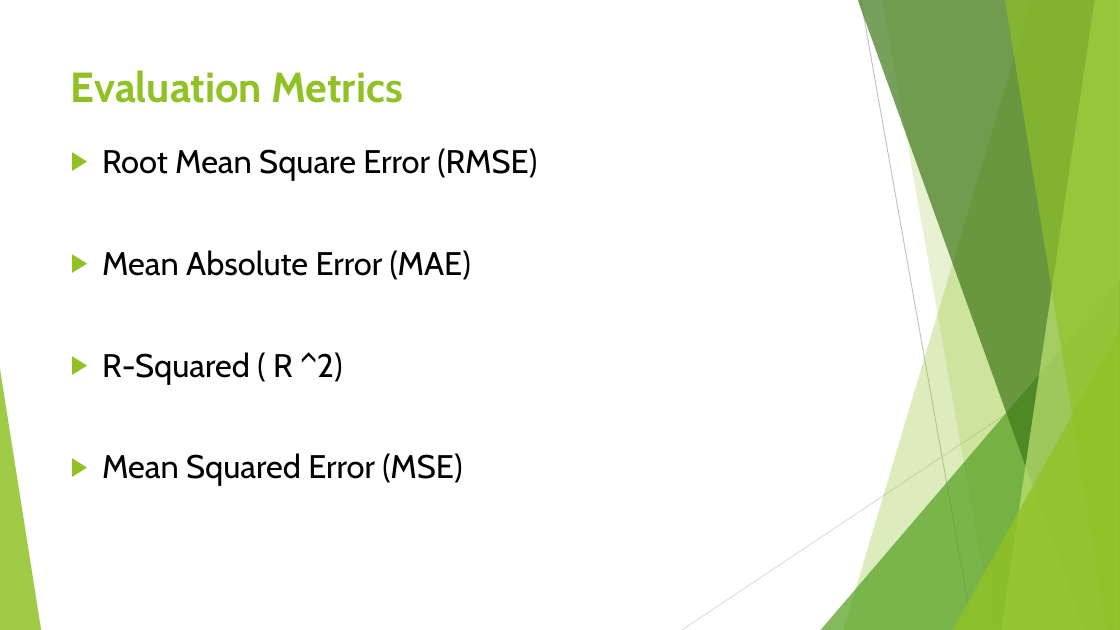
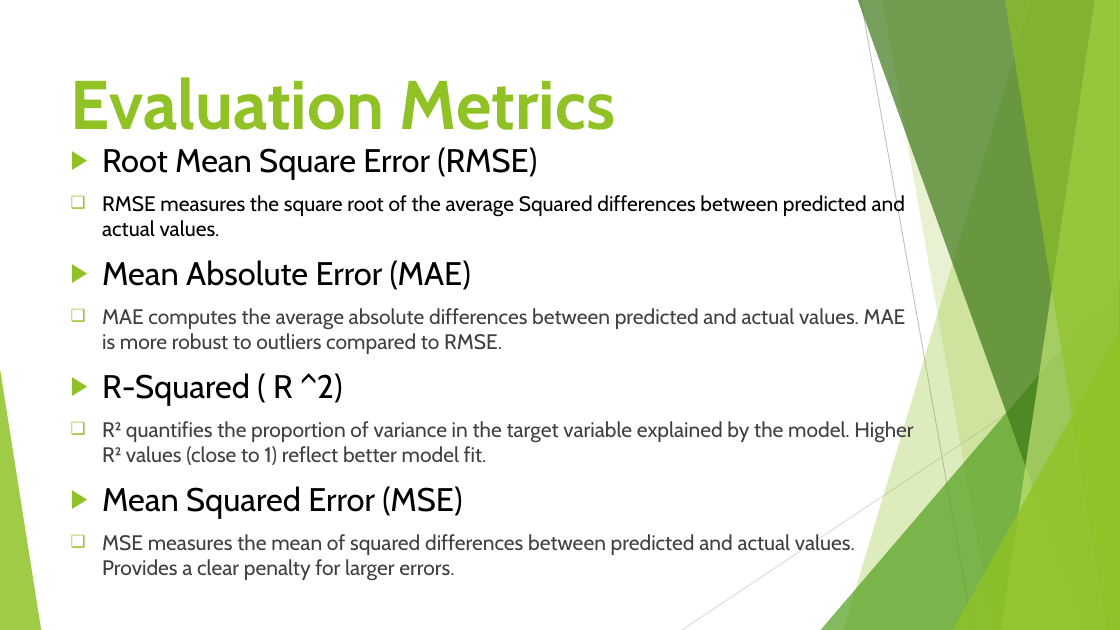
Before and after one commit to AbdulJaleel61/BODYFAT_PREDICTION, a slide deck: slide 14 of Presentation1.pptx (slide 12 before the commit). Drawn at 1120x630 pixels with LibreOffice and Linux fonts; fonts in the diff are those of the drawing. Boxes give left, top, right and bottom in pixels: in the first picture for what was removed or moved away, otherwise in the second. Text is boxed around its words. In the diff, an @@ line names an element or a change of style, - is before the commit and + after.

```diff
--- a/Presentation1.pptx
+++ b/Presentation1.pptx
@@ title "Evaluation Metrics" at [71, 77, 616, 130]: size 36 to 59 pt @@
@@ text at [102, 193, 905, 237]: paragraph added @@
+❑ RMSE measures the square root of the average Squared differences between predicted and actual values.
@@ text at [102, 308, 906, 354]: paragraph added @@
+❑ MAE computes the average absolute differences between predicted and actual values. MAE is more robust to outliers compared to RMSE.
@@ text at [102, 419, 913, 465]: paragraph added @@
+❑ R² quantifies the proportion of variance in the target variable explained by the model. Higher R² values (close to 1) reflect better model fit.
@@ text at [102, 534, 855, 580]: paragraph added @@
+❑ MSE measures the mean of squared differences between predicted and actual values. Provides a clear penalty for larger errors.
```
Also in this commit, not shown: 12 other slides changed, 4 slides added, 1 slide removed, 3 other files.
